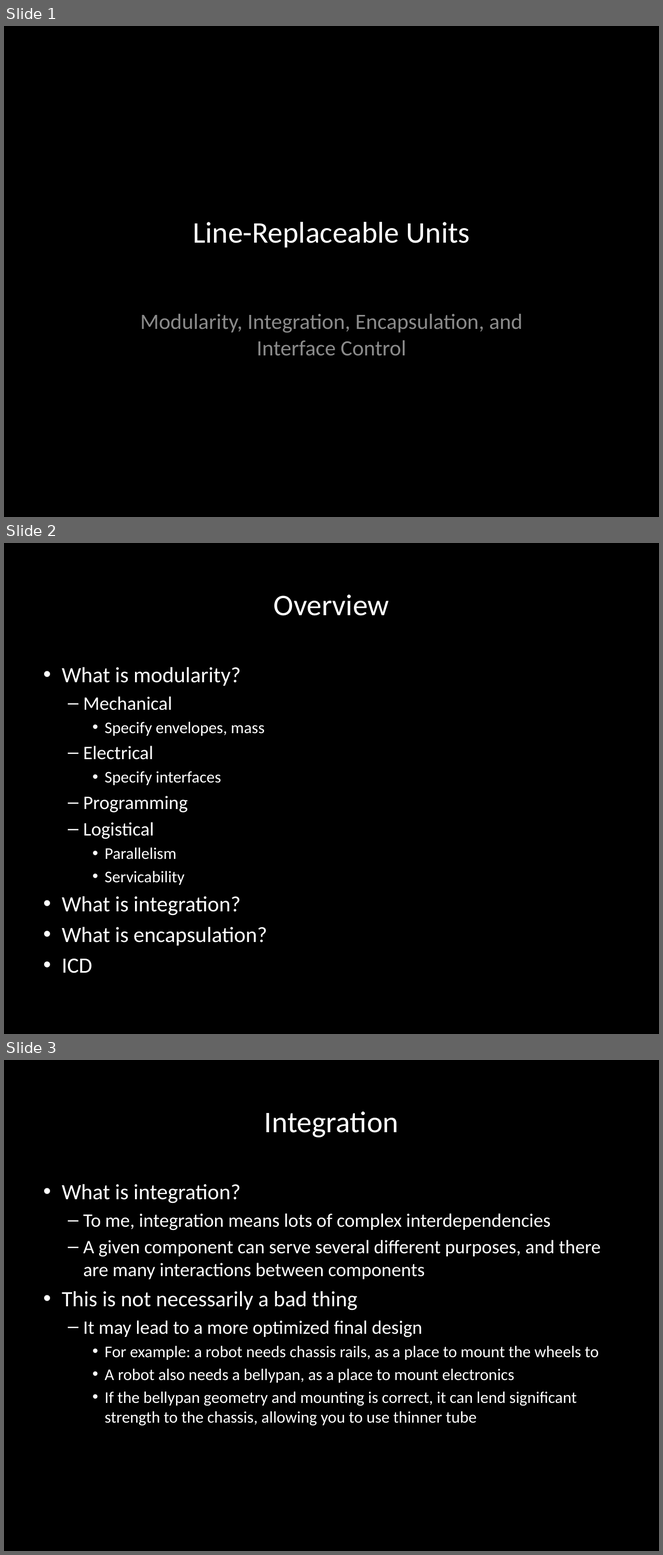
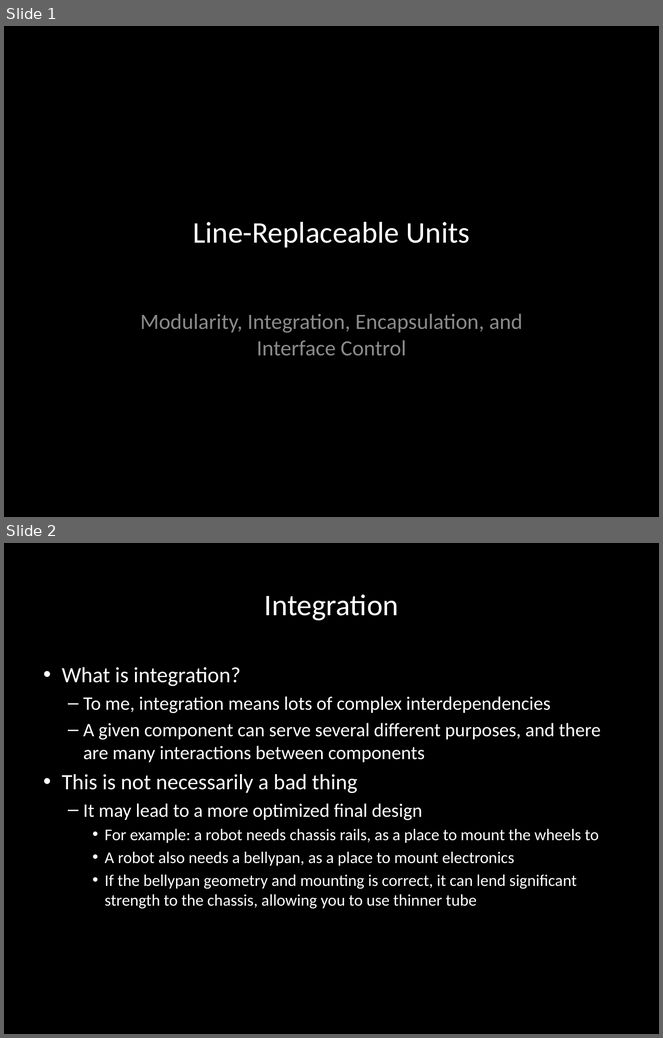
Before and after one commit to carlosgj/FRC-Training, a slide deck: Line-Replaceable Units.pptx. Shown one above the other, each under a label of ours: slides 1, 2 and 3 before the commit, slides 1 and 2 after it. The pictures are 663x1555 and 663x1038 pixels, drawn with LibreOffice and Linux fonts; fonts in the diff are those of the drawing; background and template pictures are left out. Boxes give left, top, right and bottom in pixels: in the first picture for what was removed or moved away, otherwise in the second. Text is boxed around its words. In the diff, an @@ line names an element or a change of style, - is before the commit and + after.

Commit message:
More modularity work

```diff
--- a/Line-Replaceable Units.pptx
+++ b/Line-Replaceable Units.pptx
@@ slide 2 removed at [4, 543, 659, 1034], background #000000 @@
@@ title removed at [274, 594, 389, 616] @@
-Overview
@@ text removed at [62, 667, 267, 974] @@
-• What is modularity?
-  – Mechanical
-    • Specify envelopes, mass
-  – Electrical
-    • Specify interfaces
-  – Programming
-  – Logistical
-    • Parallelism
-    • Servicability
-• What is integration?
-• What is encapsulation?
-• ICD
@@ what was slide 3 is now slide 2 @@
```
Also in this commit, not shown: 2 slides changed, 2 slides added.
